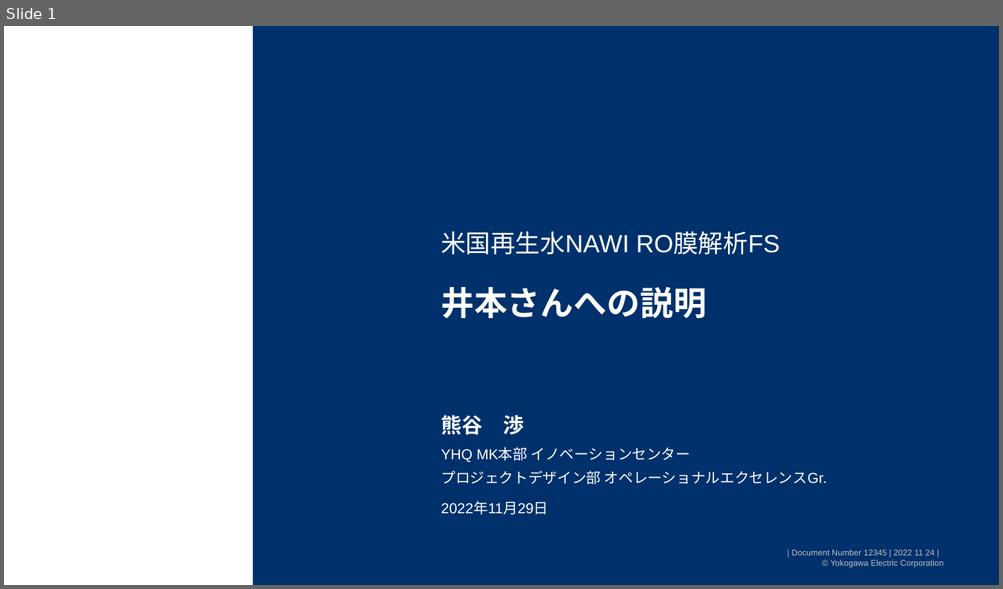
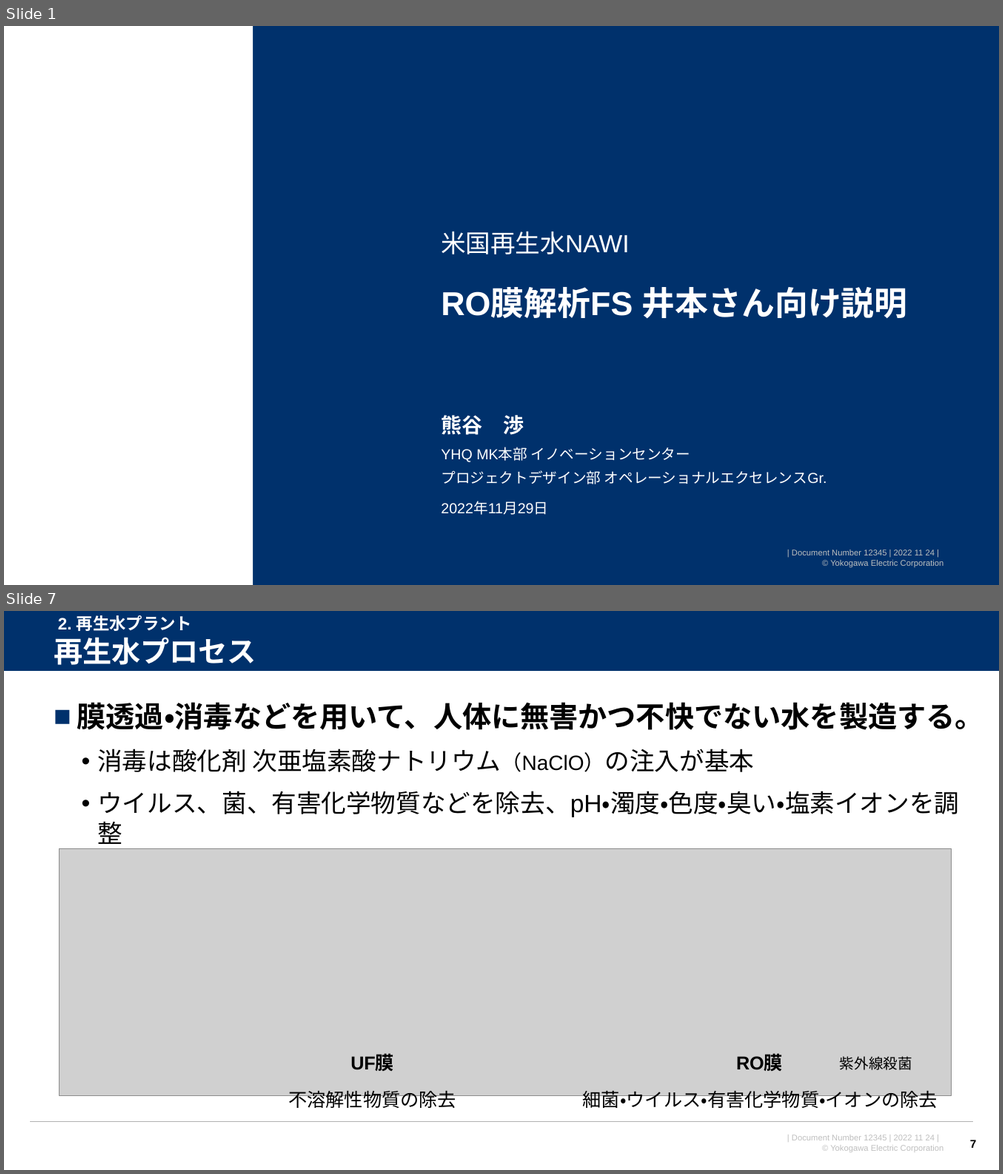
Before and after one commit to watarukumagai-git/opt, a slide deck: Reuse_Water/221129_米国再生水NAWI RO膜解析FS_井本さん向け説明_rev.0.pptx. Shown one above the other, each under a label of ours: slide 1 before the commit, slides 1 and 7 after it; the slides between them are not shown. The pictures are 1003x589 and 1003x1174 pixels, drawn with LibreOffice and Linux fonts; fonts in the diff are those of the drawing; grey boxes stand for pictures; background and template pictures are left out. Boxes give left, top, right and bottom in pixels: in the first picture for what was removed or moved away, otherwise in the second. Text is boxed around its words. In the diff, an @@ line names an element or a change of style, - is before the commit and + after.

```diff
--- a/Reuse_Water/221129_米国再生水NAWI RO膜解析FS_井本さん向け説明_rev.0.pptx
+++ b/Reuse_Water/221129_米国再生水NAWI RO膜解析FS_井本さん向け説明_rev.0.pptx
@@ slide 7 added at (4, 611, 999, 1170), background #FFFFFF; not listed: 1 template element that a slide beside it also shows @@
@@ rectangle added at (4, 611, 999, 672), fill #00316C @@
@@ text added at (58, 615, 192, 631), 16 pt, text #FFFFFF, bold @@
+2. 再生水プラント
@@ title added at (54, 637, 256, 665), 28 pt, text #FFFFFF, bold @@
+再生水プロセス
@@ line added from (4, 672) to (999, 672), #FFFFFF 0.75 pt @@
@@ text added at (77, 702, 984, 849), 24 pt, text #000000 @@
+■ 膜透過・消毒などを用いて、人体に無害かつ不快でない水を製造する。
+  • 消毒は酸化剤 次亜塩素酸ナトリウム（NaClO）の注入が基本
+  • ウイルス、菌、有害化学物質などを除去、pH・濁度・色度・臭い・塩素イオンを調整
@@ picture added at (60, 849, 950, 1096) @@
@@ text added at (350, 1055, 394, 1071), 18 pt, text #000000, bold @@
+UF膜
@@ text added at (736, 1055, 782, 1071), 18 pt, text #000000, bold @@
+RO膜
@@ text added at (839, 1056, 912, 1071), 14 pt, text #000000 @@
+紫外線殺菌
@@ text added at (288, 1091, 456, 1112), 18 pt, text #000000 @@
+不溶解性物質の除去
@@ text added at (583, 1091, 937, 1112), 18 pt, text #000000 @@
+細菌・ウイルス・有害化学物質・イオンの除去
@@ line added from (30, 1122) to (973, 1122), #B2B2B2 1 pt @@
@@ page number added at (970, 1140, 976, 1148), 11 pt, text #000000, bold @@
+7
@@ slide 1 changed as well @@
@@ text at (441, 231, 629, 255): text changed @@
-米国再生水NAWI RO膜解析FS
+米国再生水NAWI
@@ title at (441, 287, 908, 319): text changed @@
-井本さんへの説明
+RO膜解析FS 井本さん向け説明
```
Also in this commit, not shown: 14 other slides changed, 6 other slides added.
